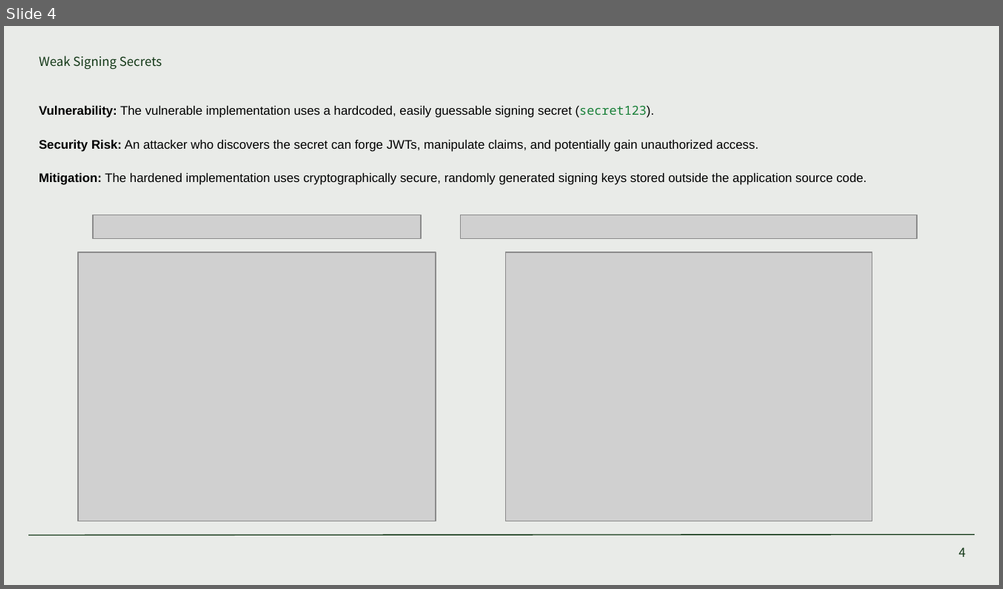
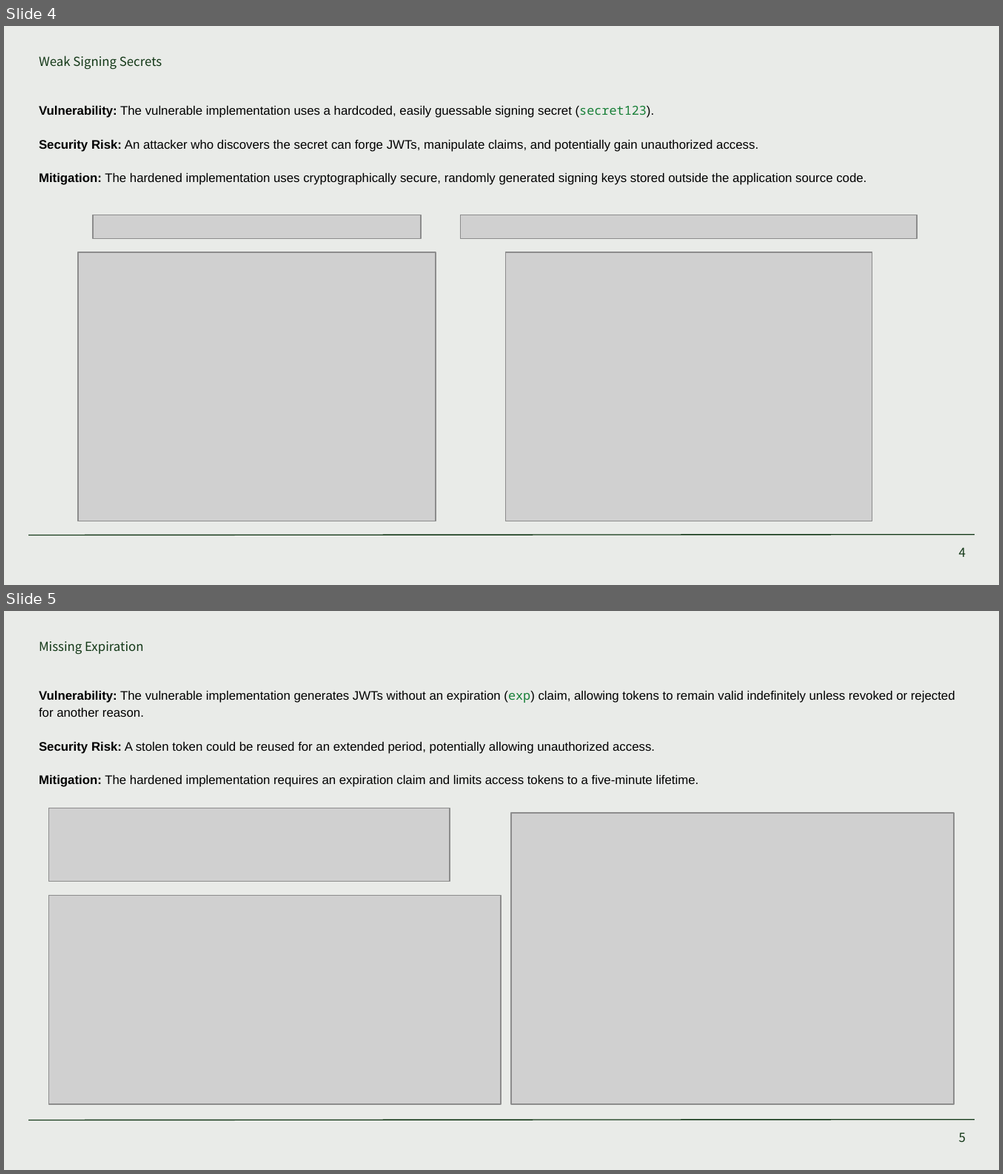
Before and after one commit to sbeveridge12/JWT-Hardening-and-Token-Security, a slide deck: Powerpoint/JWT Hardening and Token Security.pptx. Shown one above the other, each under a label of ours: slide 4 before the commit, slides 4 and 5 after it. The pictures are 1003x589 and 1003x1174 pixels, drawn with LibreOffice and Linux fonts; fonts in the diff are those of the drawing; grey boxes stand for pictures. Boxes give left, top, right and bottom in pixels: in the first picture for what was removed or moved away, otherwise in the second. Text is boxed around its words. In the diff, an @@ line names an element or a change of style, - is before the commit and + after.

Commit message:
Finished project + unsigned token forger

```diff
--- a/Powerpoint/JWT Hardening and Token Security.pptx
+++ b/Powerpoint/JWT Hardening and Token Security.pptx
@@ slide 5 added at (x1=4, y1=611, x2=999, y2=1170), background #E9EBE8; not listed: 1 template element that a slide beside it also shows @@
@@ subtitle added at (x1=39, y1=641, x2=143, y2=654), 9 pt, text #133817 @@
+Missing Expiration
@@ text added at (x1=39, y1=690, x2=955, y2=787), 9 pt, text #000000 @@
+Vulnerability: The vulnerable implementation generates JWTs without an expiration (exp) claim, allowing tokens to remain valid indefinitely unless revoked or rejected for another reason.
+Security Risk: A stolen token could be reused for an extended period, potentially allowing unauthorized access.
+Mitigation: The hardened implementation requires an expiration claim and limits access tokens to a five-minute lifetime.
@@ picture added at (x1=48, y1=808, x2=449, y2=880) @@
@@ picture added at (x1=511, y1=813, x2=954, y2=1105) @@
@@ picture added at (x1=48, y1=895, x2=501, y2=1105) @@
@@ page number added at (x1=959, y1=1133, x2=965, y2=1142), 9 pt, text #133817 @@
+5
```
Also in this commit, not shown: 4 other slides added, 4 slides removed, 14 other files.
